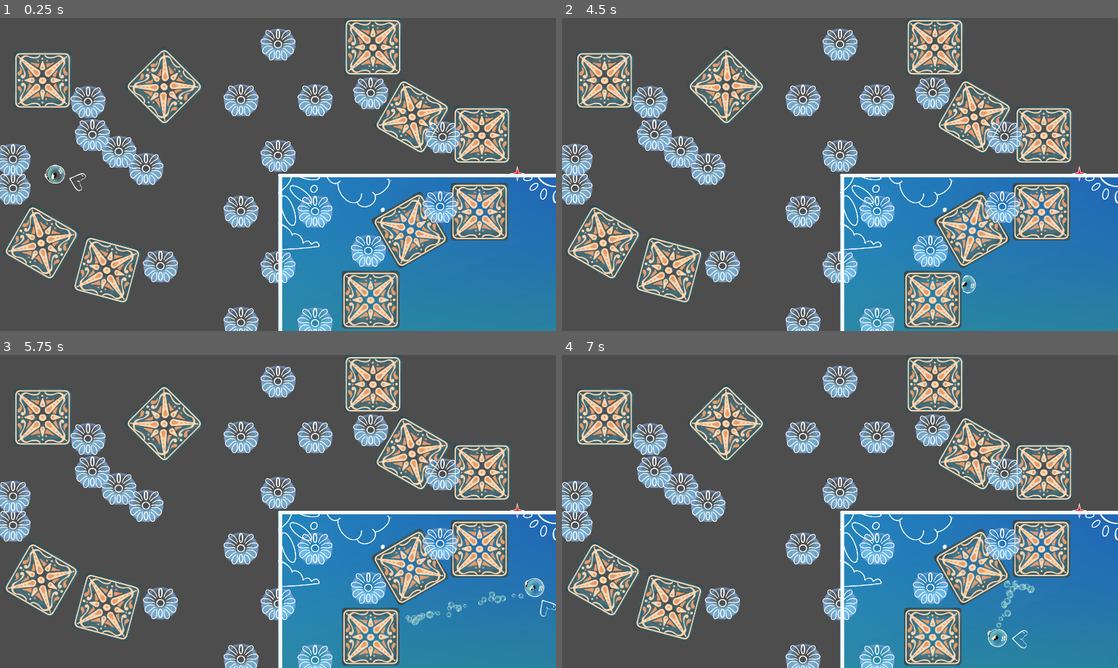
Above: before the commit, frames 1-4 (two rows, left to right).
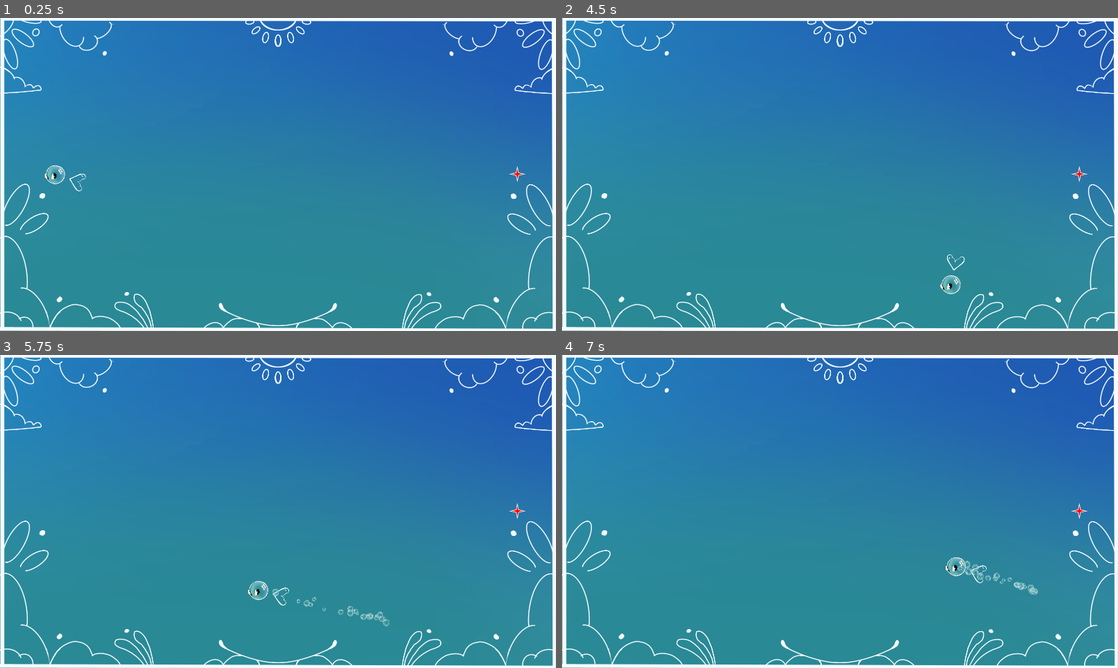
Above: after the commit, the same moments.

Repository: davifarhi/GGJ25-CrashSim-Untitled
Game: Godot game, scene res://scenes/levels/level1.tscn
The game is run twice, just before and just after one commit, with the same random seed, the same clock (stepped at 60 frames per second) and the same inputs. This scene is started directly instead of the project's main scene.
Inputs (mouse positions are in pixels of both pictures, inside the frame that each line leads up to):
- Up to frame 1 (0.25 s): no input
- Up to frame 2 (4.5 s): tap Enter at 0.5, 3.5 s; move the mouse to (962, 158) at 0.52 s; click (962, 158) at 0.6 s; move the mouse to (728, 190) at 1.27 s; tap Delete at 1.35, 2.85, 4.35 s; move the mouse to (895, 105) at 2.02 s; click (895, 105) at 2.1 s; tap Space at 2.75, 4.25 s; move the mouse to (812, 237) at 2.77 s; move the mouse to (1006, 221) at 3.52 s; click (1006, 221) at 3.6 s; move the mouse to (673, 127) at 4.27 s
- Up to frame 3 (5.75 s): tap Enter at 5 s; move the mouse to (305, 511) at 5.02 s; click (305, 511) at 5.1 s
- Up to frame 4 (7 s): move the mouse to (756, 433) at 5.77 s; tap Delete at 5.85 s; move the mouse to (962, 495) at 6.52 s; click (962, 495) at 6.6 s

The runs differ from the first frame. In frame 1, 89% of the frame differs, in the area x 0-100%, y 0-100%; in frame 2, 89%; in frame 3, 90%; in frame 4, 90%.

Commit message:
adjust levelDecoration

Diff:
--- a/ggj-crashsim-untilted/scenes/camera.gd
+++ b/ggj-crashsim-untilted/scenes/camera.gd
@@ -4,6 +4,8 @@
 @export var lockCam:bool = false
 @export var l_back = 2./3
 @export var l_forw = 1./4 # limit of movement
+@export var leftLimite:float = 0
+@export var rightLimite:float = 3960
 
 # Called when the node enters the scene tree for the first time.
 func _ready() -> void:
@@ -22,3 +24,8 @@
 	elif boubou.linear_velocity.x > 0:
 		if ratio > l_forw:
 			translate(Vector2(boubou.linear_velocity.x * delta, 0))
+
+	if position.x < leftLimite:
+		position.x = leftLimite
+	elif position.x > rightLimite:
+		position.x = rightLimite
--- a/ggj-crashsim-untilted/scenes/levels/level1.tscn
+++ b/ggj-crashsim-untilted/scenes/levels/level1.tscn
@@ -1,15 +1,13 @@
-[gd_scene load_steps=6 format=3 uid="uid://yeonx2g4rge6"]
+[gd_scene load_steps=4 format=3 uid="uid://yeonx2g4rge6"]
 
 [ext_resource type="PackedScene" uid="uid://cgsnmul1dmmnk" path="res://scenes/camera_2d.tscn" id="1_dljyx"]
-[ext_resource type="PackedScene" path="res://scenes/obstacles/spikes_4.tscn" id="2_025s6"]
+[ext_resource type="PackedScene" uid="uid://b012f4a87qq77" path="res://scenes/obstacles/spikes_4.tscn" id="2_025s6"]
 [ext_resource type="PackedScene" uid="uid://b6j1f4wg7fctp" path="res://scenes/Boubou.tscn" id="3_if43k"]
-[ext_resource type="PackedScene" uid="uid://wakg8ukvu4bk" path="res://scenes/obstacles/round_bumper.tscn" id="4_njno4"]
-[ext_resource type="PackedScene" uid="uid://ycj1s8f21go5" path="res://scenes/obstacles/block1.tscn" id="5_uoqrv"]
 
 [node name="Level1" type="Node2D"]
 
 [node name="Camera2D" parent="." instance=ExtResource("1_dljyx")]
-lockCam = true
+position = Vector2(-15, -1)
 
 [node name="Spikes4" parent="." instance=ExtResource("2_025s6")]
 position = Vector2(827, -2)
@@ -18,99 +16,3 @@
 position = Vector2(-768, -1)
 
 [node name="obstacles" type="Node2D" parent="."]
-
-[node name="RoundBumper" parent="obstacles" instance=ExtResource("4_njno4")]
-position = Vector2(-915, 49)
-
-[node name="RoundBumper2" parent="obstacles" instance=ExtResource("4_njno4")]
-position = Vector2(-915, -51)
-
-[node name="RoundBumper3" parent="obstacles" instance=ExtResource("4_njno4")]
-position = Vector2(-550, -78)
-
-[node name="RoundBumper4" parent="obstacles" instance=ExtResource("4_njno4")]
-position = Vector2(-456, -19)
-
-[node name="RoundBumper5" parent="obstacles" instance=ExtResource("4_njno4")]
-position = Vector2(-641, -136)
-
-[node name="Block" parent="obstacles" instance=ExtResource("5_uoqrv")]
-position = Vector2(-813, -326)
-
-[node name="Block2" parent="obstacles" instance=ExtResource("5_uoqrv")]
-position = Vector2(-817, 235)
-rotation = 0.523599
-
-[node name="Block4" parent="obstacles" instance=ExtResource("5_uoqrv")]
-position = Vector2(-392, -304)
-rotation = 0.785398
-
-[node name="Block3" parent="obstacles" instance=ExtResource("5_uoqrv")]
-position = Vector2(-591, 329)
-rotation = 0.261799
-scale = Vector2(1, 1)
-
-[node name="RoundBumper6" parent="obstacles" instance=ExtResource("4_njno4")]
-position = Vector2(-406, 317)
-
-[node name="RoundBumper7" parent="obstacles" instance=ExtResource("4_njno4")]
-position = Vector2(-128, -256)
-
-[node name="RoundBumper8" parent="obstacles" instance=ExtResource("4_njno4")]
-position = Vector2(0, -64)
-
-[node name="RoundBumper9" parent="obstacles" instance=ExtResource("4_njno4")]
-position = Vector2(-128, 128)
-
-[node name="RoundBumper10" parent="obstacles" instance=ExtResource("4_njno4")]
-position = Vector2(0, -448)
-
-[node name="RoundBumper11" parent="obstacles" instance=ExtResource("4_njno4")]
-position = Vector2(128, -256)
-
-[node name="RoundBumper13" parent="obstacles" instance=ExtResource("4_njno4")]
-position = Vector2(-656, -250)
-
-[node name="RoundBumper14" parent="obstacles" instance=ExtResource("4_njno4")]
-position = Vector2(0, 320)
-
-[node name="Block5" parent="obstacles" instance=ExtResource("5_uoqrv")]
-position = Vector2(696, 128)
-
-[node name="RoundBumper2" parent="." instance=ExtResource("4_njno4")]
-position = Vector2(-128, 512)
-
-[node name="RoundBumper3" parent="." instance=ExtResource("4_njno4")]
-position = Vector2(128, 128)
-
-[node name="RoundBumper4" parent="." instance=ExtResource("4_njno4")]
-position = Vector2(128, 514)
-
-[node name="Block4" parent="." instance=ExtResource("5_uoqrv")]
-position = Vector2(704, -136)
-
-[node name="Block" parent="." instance=ExtResource("5_uoqrv")]
-position = Vector2(464, -200)
-rotation = 0.523599
-
-[node name="Block2" parent="." instance=ExtResource("5_uoqrv")]
-position = Vector2(456, 192)
-rotation = -0.523599
-
-[node name="RoundBumper" parent="." instance=ExtResource("4_njno4")]
-position = Vector2(560, 112)
-
-[node name="RoundBumper7" parent="." instance=ExtResource("4_njno4")]
-position = Vector2(568, -128)
-
-[node name="Block3" parent="." instance=ExtResource("5_uoqrv")]
-position = Vector2(328, -440)
-
-[node name="Block5" parent="." instance=ExtResource("5_uoqrv")]
-position = Vector2(320, 432)
-
-[node name="RoundBumper8" parent="." instance=ExtResource("4_njno4")]
-position = Vector2(320, -280)
-
-[node name="RoundBumper9" parent="." instance=ExtResource("4_njno4")]
-position = Vector2(312, 264)
--- a/ggj-crashsim-untilted/scenes/obstacles/level_decoration.tscn
+++ b/ggj-crashsim-untilted/scenes/obstacles/level_decoration.tscn
@@ -17,14 +17,11 @@
 z_index = -1000
 scale = Vector2(0.5, 0.5)
 texture = ExtResource("2_mh4vl")
-centered = false
 
 [node name="Foreground" type="Sprite2D" parent="."]
 z_index = 1000
 scale = Vector2(0.5, 0.5)
 texture = ExtResource("3_ws6yw")
-centered = false
-offset = Vector2(-100, -100)
 
 [node name="LevelWalls" type="Node2D" parent="."]
 position = Vector2(-954, -540)
@@ -33,7 +30,7 @@
 physics_material_override = ExtResource("3_i76to")
 
 [node name="CollisionShape2D" type="CollisionShape2D" parent="LevelWalls/UpperWall"]
-position = Vector2(960, 0.5)
+position = Vector2(959, -23)
 shape = SubResource("RectangleShape2D_xxmmg")
 
 [node name="LowerWall" type="StaticBody2D" parent="LevelWalls"]
@@ -41,7 +38,7 @@
 physics_material_override = ExtResource("3_i76to")
 
 [node name="CollisionShape2D" type="CollisionShape2D" parent="LevelWalls/LowerWall"]
-position = Vector2(960, -24)
+position = Vector2(954, -11)
 shape = SubResource("RectangleShape2D_xxmmg")
 
 [node name="RightWall" type="StaticBody2D" parent="LevelWalls"]
@@ -49,7 +46,7 @@
 physics_material_override = ExtResource("3_i76to")
 
 [node name="CollisionShape2D" type="CollisionShape2D" parent="LevelWalls/RightWall"]
-position = Vector2(1918, -752)
+position = Vector2(1932, -755)
 rotation = 1.57079
 shape = SubResource("RectangleShape2D_xxmmg")
 
@@ -58,6 +55,6 @@
 physics_material_override = ExtResource("3_i76to")
 
 [node name="CollisionShape2D" type="CollisionShape2D" parent="LevelWalls/LeftWall"]
-position = Vector2(1918, -752)
+position = Vector2(1891, -753)
 rotation = 1.57079
 shape = SubResource("RectangleShape2D_xxmmg")
Not shown, changed: ggj-crashsim-untilted/assets/Thumbs.db
